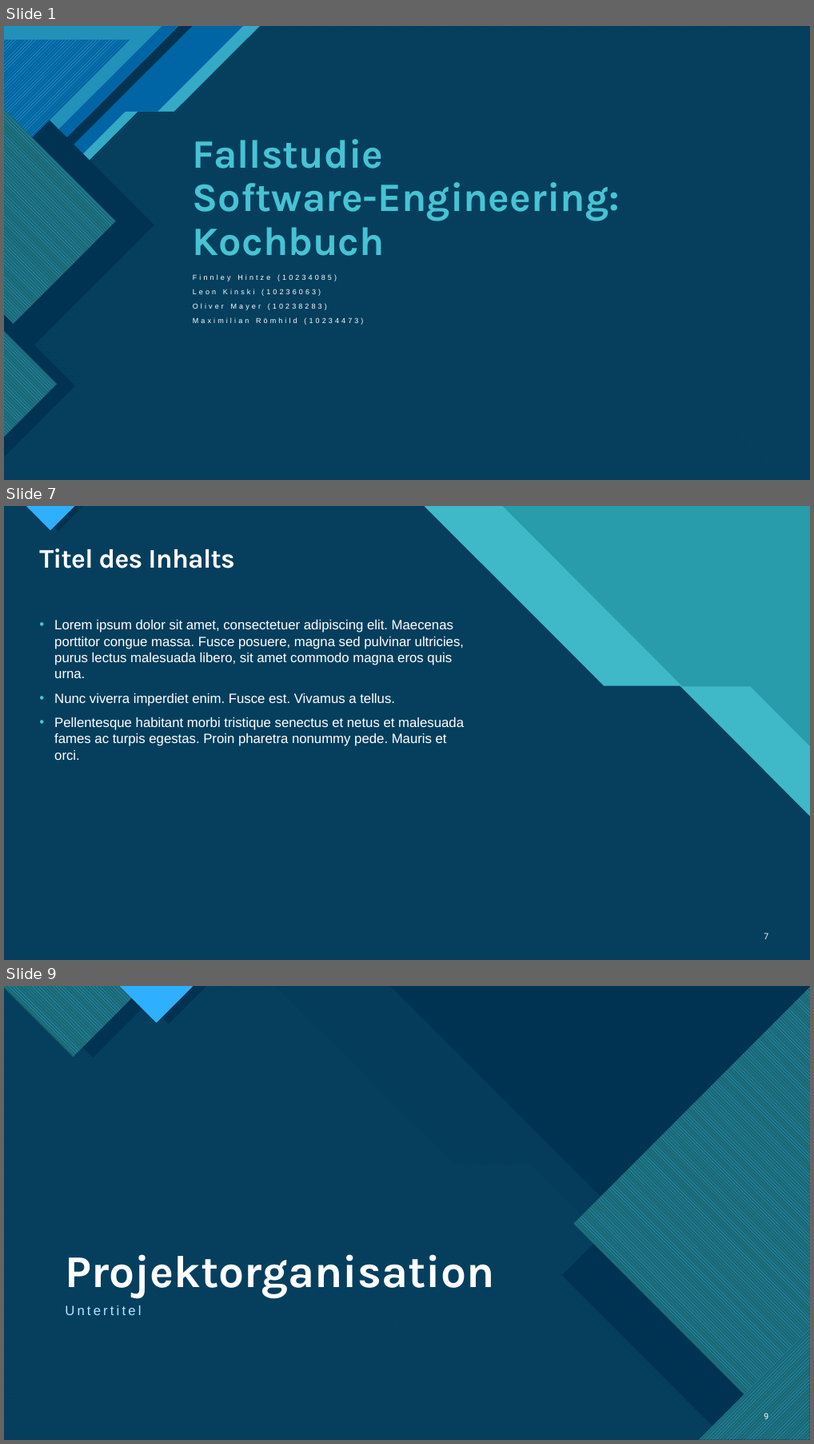
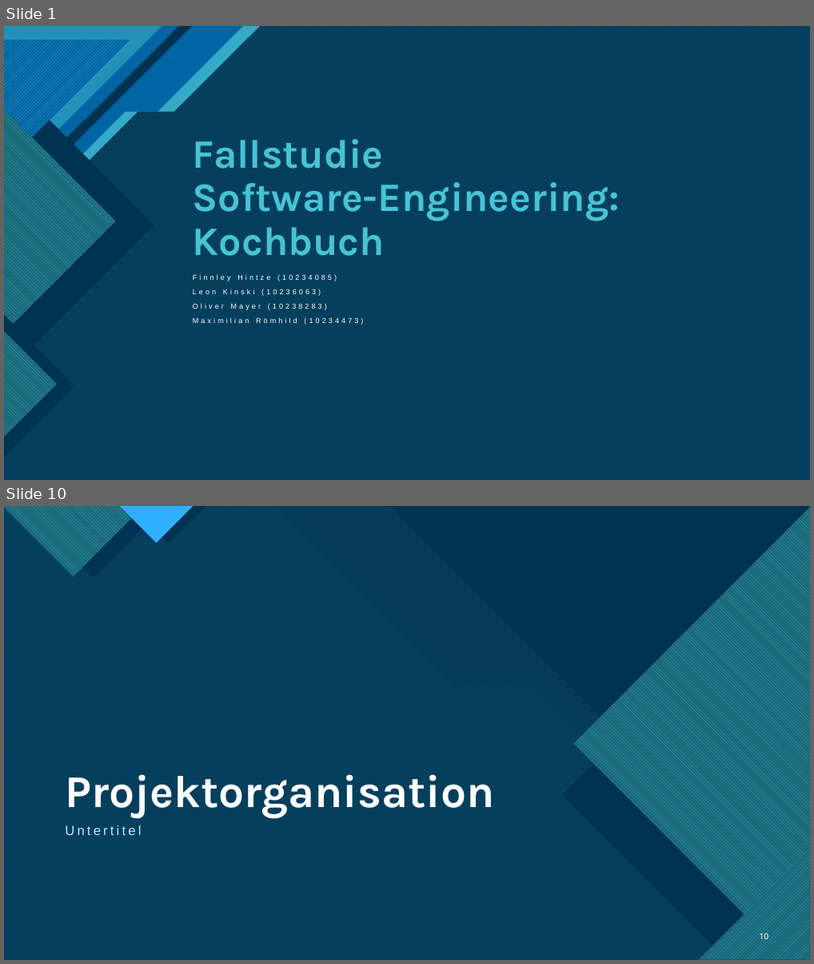
Before and after one commit to TietoLP/IU-Kochbuch, a slide deck: Fallstudie_Kochbuch.pptx. Shown one above the other, each under a label of ours: slides 1, 7 and 9 before the commit, slides 1 and 10 after it; the slides between them are not shown. The pictures are 814x1444 and 814x964 pixels, drawn with LibreOffice and Linux fonts; fonts in the diff are those of the drawing. Boxes give left, top, right and bottom in pixels: in the first picture for what was removed or moved away, otherwise in the second. Text is boxed around its words. In the diff, an @@ line names an element or a change of style, - is before the commit and + after.

```diff
--- a/Fallstudie_Kochbuch.pptx
+++ b/Fallstudie_Kochbuch.pptx
@@ slide 7 removed at bbox=[4, 506, 810, 960], background #47C3D3; not listed: 11 template elements that a slide beside it also shows @@
@@ rectangle removed at bbox=[4, 506, 810, 960] @@
@@ rectangle removed at bbox=[4, 506, 810, 960] @@
@@ freeform shape removed at bbox=[4, 506, 810, 960] @@
@@ title removed at bbox=[39, 548, 235, 568] @@
-Titel des Inhalts
@@ text removed at bbox=[54, 620, 464, 760] @@
-• Lorem ipsum dolor sit amet, consectetuer adipiscing elit. Maecenas porttitor congue massa. Fusce posuere, magna sed pulvinar ultricies, purus lectus malesuada libero, sit amet commodo magna eros quis urna.
-• Nunc viverra imperdiet enim. Fusce est. Vivamus a tellus.
-• Pellentesque habitant morbi tristique senectus et netus et malesuada fames ac turpis egestas. Proin pharetra nonummy pede. Mauris et orci.
@@ page number removed at bbox=[764, 932, 769, 939] @@
-7
@@ what was slide 9 is now slide 10 @@
@@ page number at bbox=[760, 931, 770, 941]: text changed @@
-9
+10
```
Also in this commit, not shown: 5 slides changed, 6 slides added, 13 other slides removed, 2 other files.
